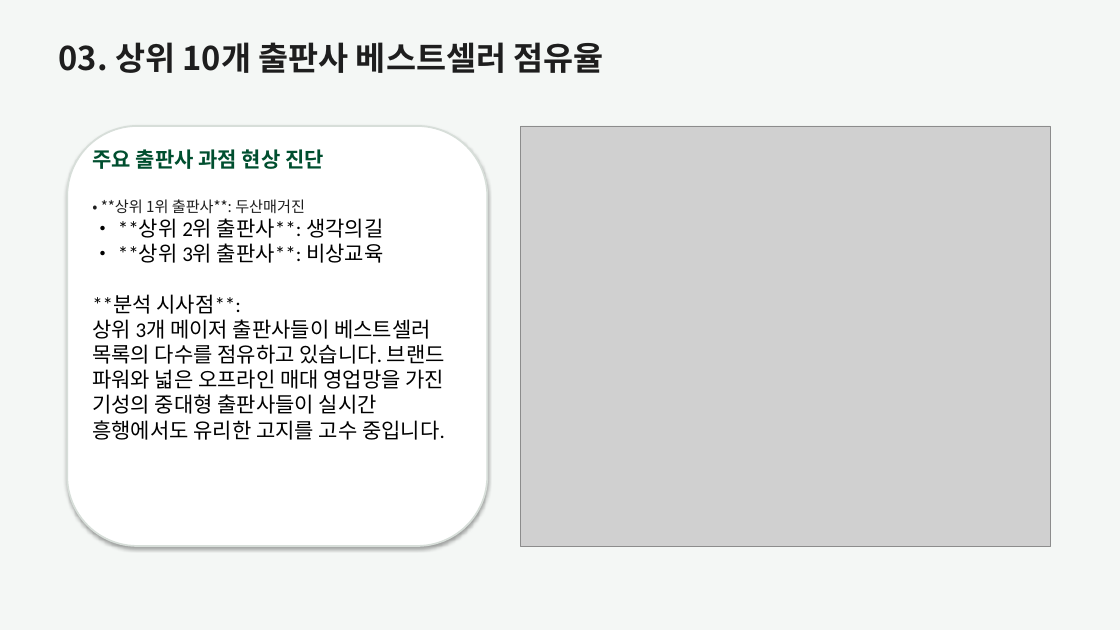
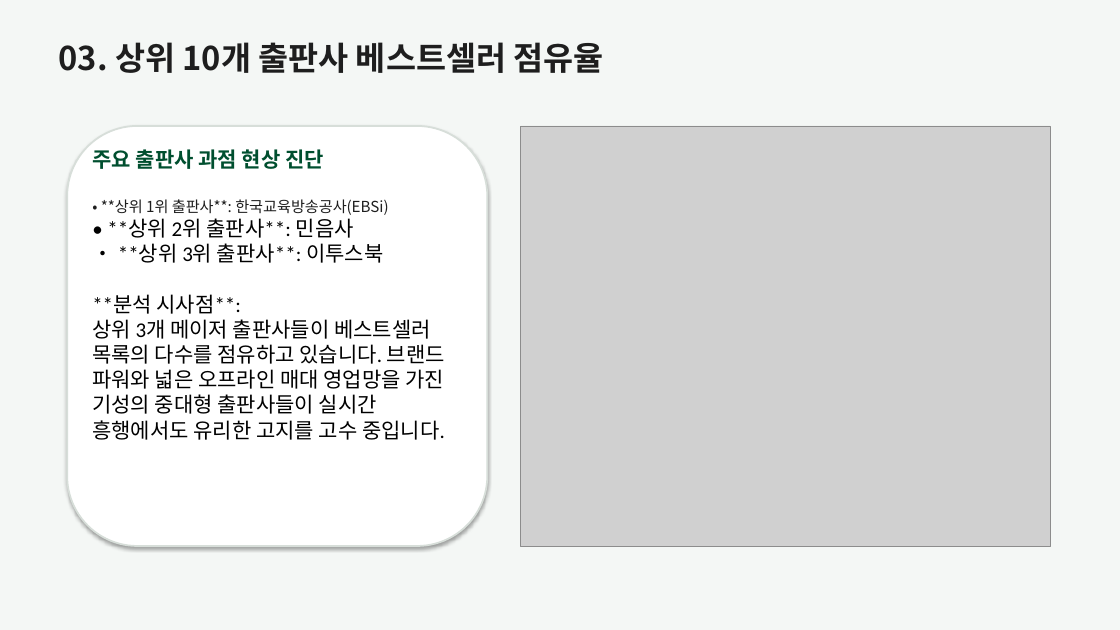
Before and after one commit to letsdoit5130/HYU_RSCH, a slide deck: slide 5 of KyoBooks/docs/bestsellers_presentation.pptx. Drawn at 1120x630 pixels with LibreOffice and Linux fonts; fonts in the diff are those of the drawing; grey boxes stand for pictures. Boxes give left, top, right and bottom in pixels: in the first picture for what was removed or moved away, otherwise in the second. Text is boxed around its words. In the diff, an @@ line names an element or a change of style, - is before the commit and + after.

Commit message:
feat: 전체 페이지 실시간 베스트셀러 수집(99권) 적용 및 모든 산출물 일괄 업데이트

```diff
--- a/KyoBooks/docs/bestsellers_presentation.pptx
+++ b/KyoBooks/docs/bestsellers_presentation.pptx
@@ text at (92,199,445,440): text changed @@
-• **상위 1위 출판사**: 두산매거진
-• **상위 2위 출판사**: 생각의길
-• **상위 3위 출판사**: 비상교육
-**분석 시사점**:
-상위 3개 메이저 출판사들이 베스트셀러 목록의 다수를 점유하고 있습니다. 브랜드 파워와 넓은 오프라인 매대 영업망을 가진 기성의 중대형 출판사들이 실시간 흥행에서도 유리한 고지를 고수 중입니다.
+• **상위 1위 출판사**: 한국교육방송공사(EBSi)
+• **상위 2위 출판사**: 민음사
+• **상위 3위 출판사**: 이투스북
+**분석 시사점**:
+상위 3개 메이저 출판사들이 베스트셀러 목록의 다수를 점유하고 있습니다. 브랜드 파워와 넓은 오프라인 매대 영업망을 가진 기성의 중대형 출판사들이 실시간 흥행에서도 유리한 고지를 고수 중입니다.
```
Also in this commit, not shown: 1 other slide changed, 10 other files.
